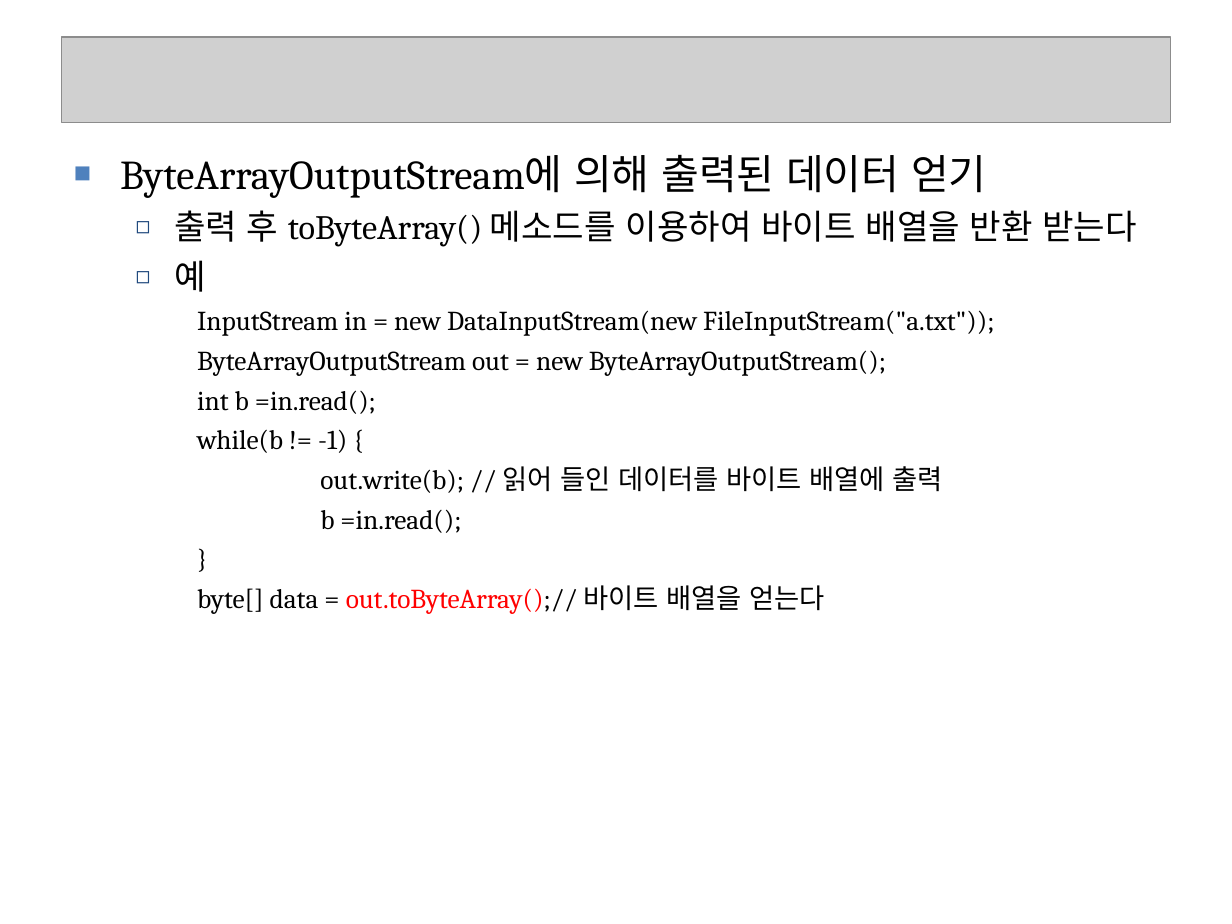
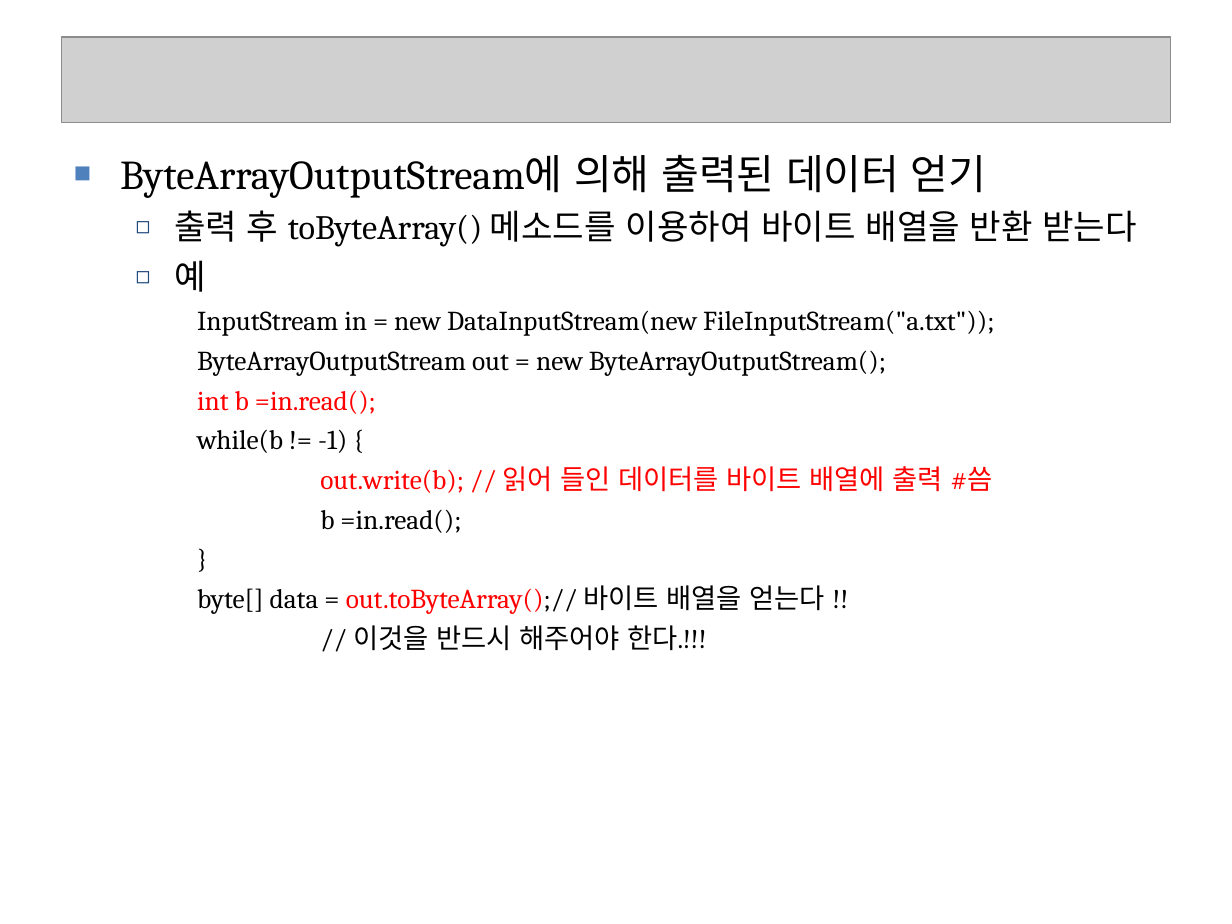
Before and after one commit to seleuchel/javaNetwork, a slide deck: slide 79 of ppt/528_chap02Streams4CharacterByteArray.ppt (slide 78 before the commit). Drawn at 1232x924 pixels with LibreOffice and Linux fonts; fonts in the diff are those of the drawing; grey boxes stand for pictures; background and template pictures are left out. Boxes give left, top, right and bottom in pixels: in the first picture for what was removed or moved away, otherwise in the second. Text is boxed around its words. In the diff, an @@ line names an element or a change of style, - is before the commit and + after.

```diff
--- a/ppt/528_chap02Streams4CharacterByteArray.ppt
+++ b/ppt/528_chap02Streams4CharacterByteArray.ppt
@@ text at <box>197,390,376,414</box>: text colour #000000 to #FF0000 in "int b =in.read();" @@
@@ text at <box>320,466,993,493</box>: text changed; text colour #000000 to #FF0000 @@
-    out.write(b); // 읽어 들인 데이터를 바이트 배열에 출력
+    out.write(b); // 읽어 들인 데이터를 바이트 배열에 출력 #씀
@@ text at <box>197,585,825,651</box>: text changed @@
-    byte[] data = out.toByteArray();// 바이트 배열을 얻는다
+    byte[] data = out.toByteArray();// 바이트 배열을 얻는다 !!
+    // 이것을 반드시 해주어야 한다.!!!
```
Also in this commit, not shown: 24 other slides changed, 3 slides added, 2 slides removed, 7 other files.
